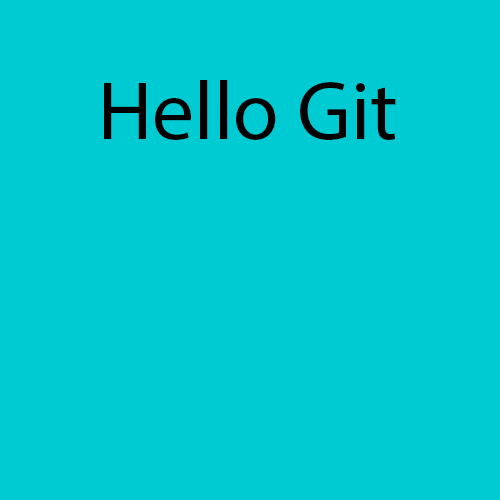
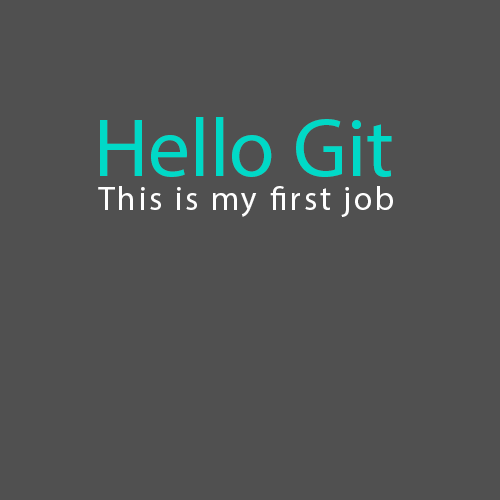
Two versions of the same layered image (500x500). Layer-by-layer changes:
added layer "This is my first job" above "Hello Git" over [98, 186, 393, 217]
painted on "Hello Git" over [100, 80, 396, 177]
painted on "Слой 1" over [0, 0, 500, 500]
